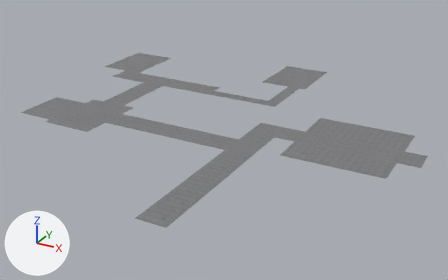
What one commit did to the FBX model Assets/Level_Design/Models/PrototypeLevels/Level1/Level1Roof.fbx.
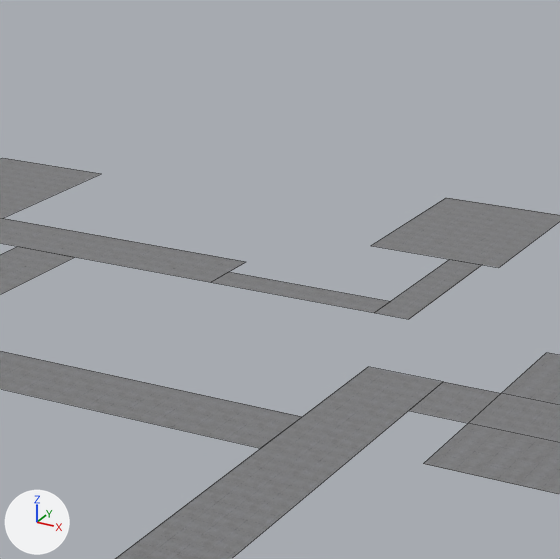
There are two pictures of each version: one whole from a camera (50 mm lens) standing at (-64.0, -95.8, 37.3) and looking at (-105.1, -21.0, -0.1), one close up on the part from 31% to 73% of the width and 0% to 67% of the height. Arrows for +X, +Y and +Z are at lower left; the lights stay in place. The close-ups show mesh edges as thin lines. Where no turn or scale is listed for an object, it has been applied to the vertices. Vertices at the same position are counted once.

Names of what the first close-up shows: 'Level1Roof'.
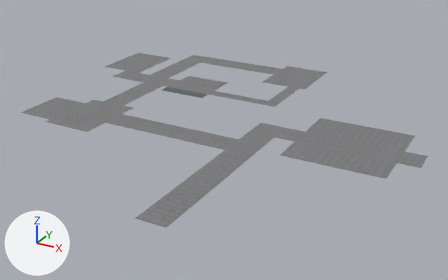
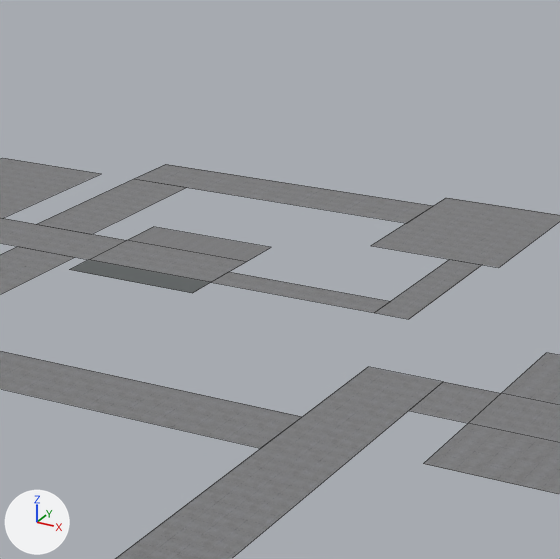
Commit message: Updated Level0 and Level1

Edits to the bpy script that builds the scene:
```text
Change me_plane_003:
    used by ob_level1roof; location = (-76.0, -23.0, 3.0)
    verts and faces of me_plane_003; kept vertices keep their numbers, new ones are numbered from 49
    before: 23 (-57.0, 11.0, 0.0), 24 (-37.0, 11.0, 0.0) at pixel (210, 282), 25 (-57.0, 15.0, 0.0), 26 (-37.0, 15.0, 0.0) at pixel (246, 261)
    remove me_plane_003.from_pydata(...)  # 49 vertices, 15 faces; spans x -62.0..0.0, y -27.0..32.0, z 0.0
    add me_plane_003.from_pydata(...)  # 62 vertices, 20 faces; spans x -62.0..0.0, y -27.0..32.0, z 0.0
    me_plane_003 part 1
    add delete_faces([(23, 25, 26, 24)])
    add verts[49] = (-45.0, 11.0, 0.0)  # pixel (88, 259)
    add verts[50] = (-51.5, 26.0, 0.0)  # pixel (133, 178)
    add verts[51] = (-32.0, 26.0, 0.0)  # pixel (406, 223)
    add for new, old in zip([52, 53, 54], [49, 50, 51]): verts[new] = verts[old] + (0.0, 4.0, 0.0)
    add verts[55] = (-37.0, 18.0, 0.0)  # pixel (271, 247)
    add verts[56] = (-45.0, 18.0, 0.0)  # pixel (153, 226)
    add verts[57] = (-37.0, 9.0, 0.0)  # pixel (192, 293)
    add verts[58] = (-45.0, 9.0, 0.0)  # pixel (69, 269)
    add verts[59] = (-51.5, 15.0, 0.0)  # pixel (36, 224)
    add verts[60] = (-47.5, 15.0, 0.0)  # pixel (91, 234)
    add verts[61] = (-47.5, 26.0, 0.0)  # pixel (186, 187)
    add faces += [(24, 49, 52, 26), (23, 25, 52, 49), (26, 52, 56, 55), (24, 57, 58, 49), (50, 61, 60, 59), (50, 53, 54, 51)]
```

Location of each change, (x1, y1, x2, y2) in pixels of the close-ups (560 x 559 px):
part 1 of me_plane_003, built on: before (0, 218, 245, 282); after (0, 164, 433, 293)
